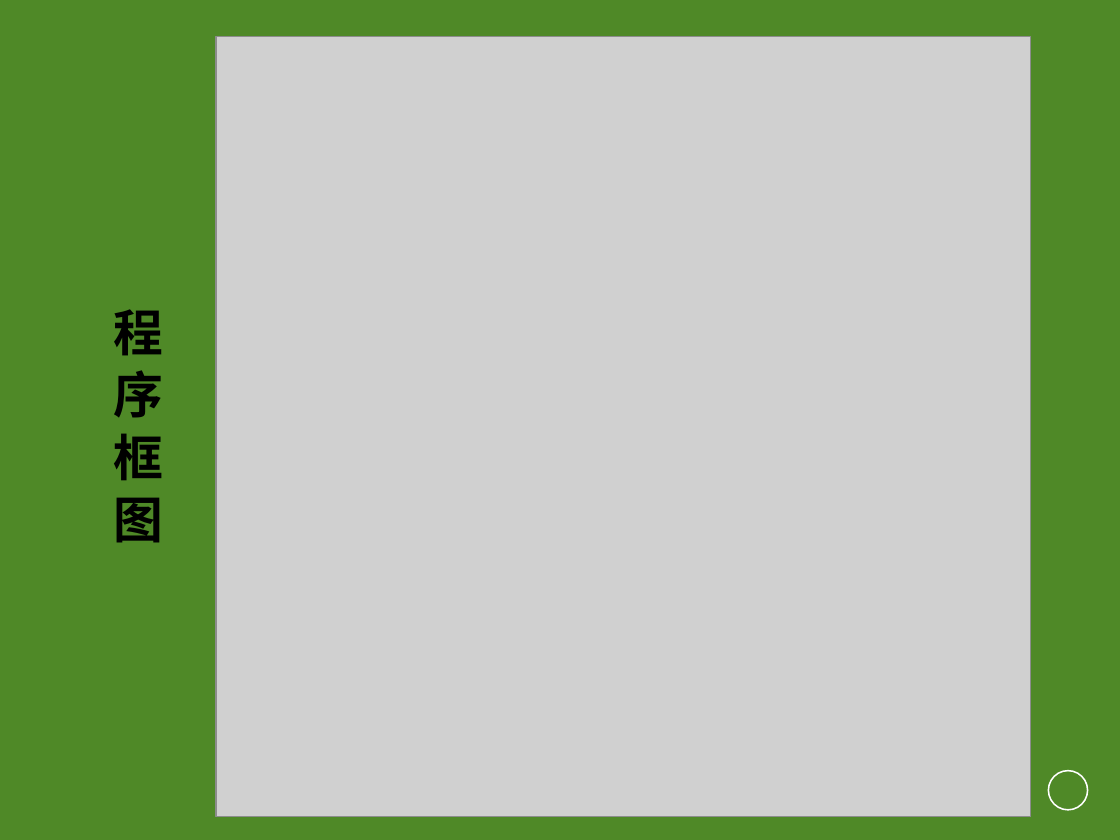
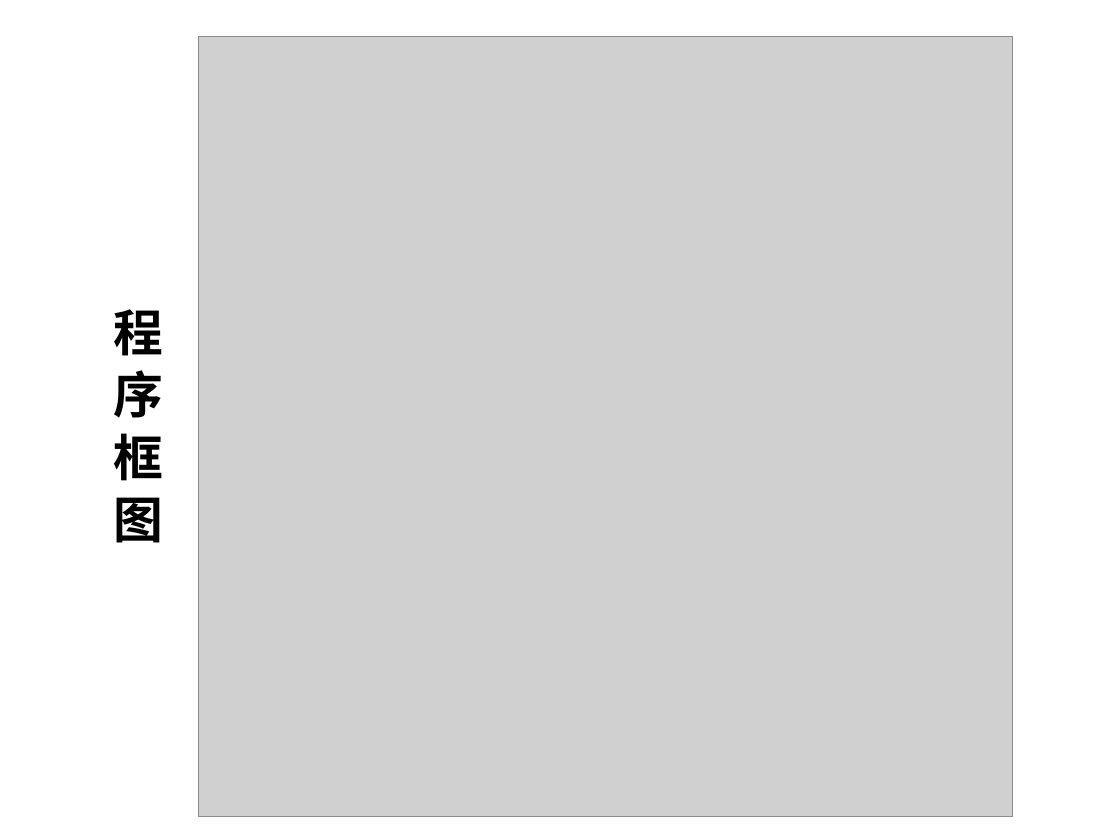
Before and after one commit to rucsunh/course_programming, a slide deck: slide 4 of slides/Programming05_array.pptx. Drawn at 1120x840 pixels with LibreOffice and Linux fonts; fonts in the diff are those of the drawing; grey boxes stand for pictures; background and template pictures are left out. Boxes give left, top, right and bottom in pixels: in the first picture for what was removed or moved away, otherwise in the second. Text is boxed around its words. In the diff, an @@ line names an element or a change of style, - is before the commit and + after.

```diff
--- a/slides/Programming05_array.pptx
+++ b/slides/Programming05_array.pptx
@@ background #4F8927 to #FFFFFF @@
@@ picture: place and size @@
-picture at <box>216,37,1030,818</box>
+picture at <box>198,37,1012,818</box>
```
Also in this commit, not shown: 3 other slides changed, 1 slide added, 1 slide removed, 2 other files.
